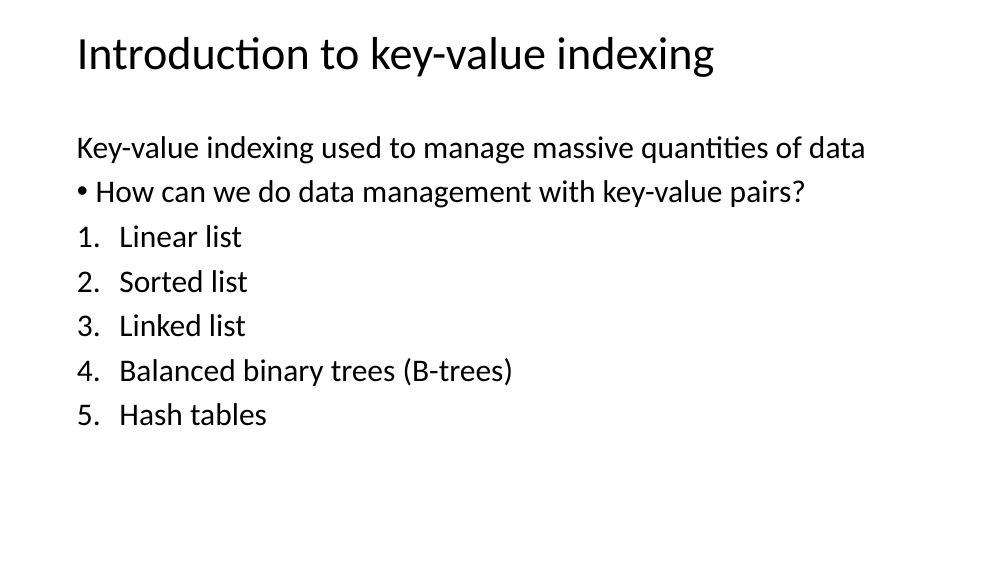
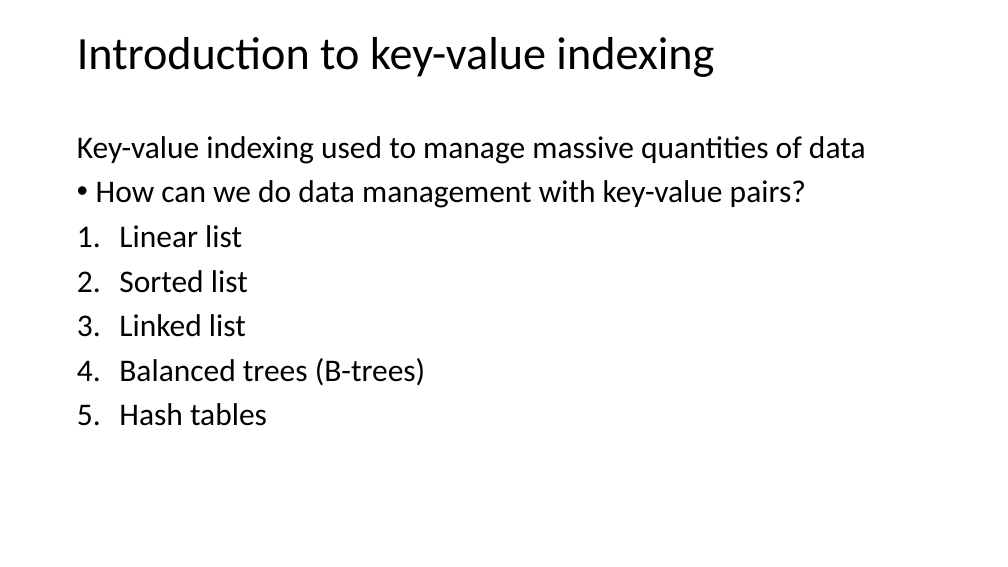
Before and after one commit to StephenElston/CSCI-E-108, a slide deck: slide 18 of slides/1_Introduction.pptx (slide 17 before the commit). Drawn at 1008x567 pixels with LibreOffice and Linux fonts; fonts in the diff are those of the drawing. Boxes give left, top, right and bottom in pixels: in the first picture for what was removed or moved away, otherwise in the second. Text is boxed around its words. In the diff, an @@ line names an element or a change of style, - is before the commit and + after.

```diff
--- a/slides/1_Introduction.pptx
+++ b/slides/1_Introduction.pptx
@@ text at [119,358,425,385]: text changed @@
-4. Balanced binary trees (B-trees)
+4. Balanced trees (B-trees)
```
Also in this commit, not shown: 2 other slides changed, 1 slide added.
